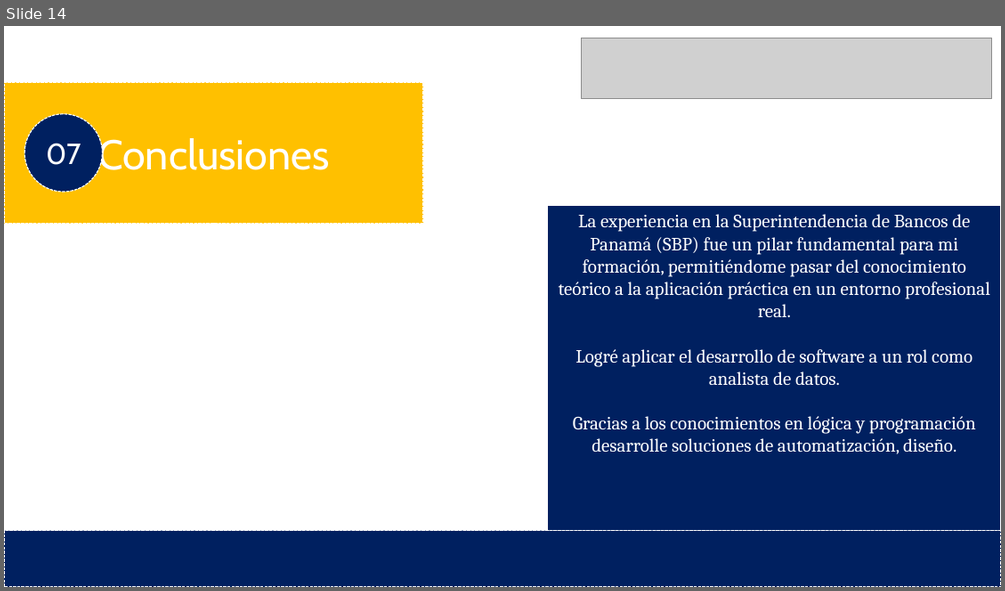
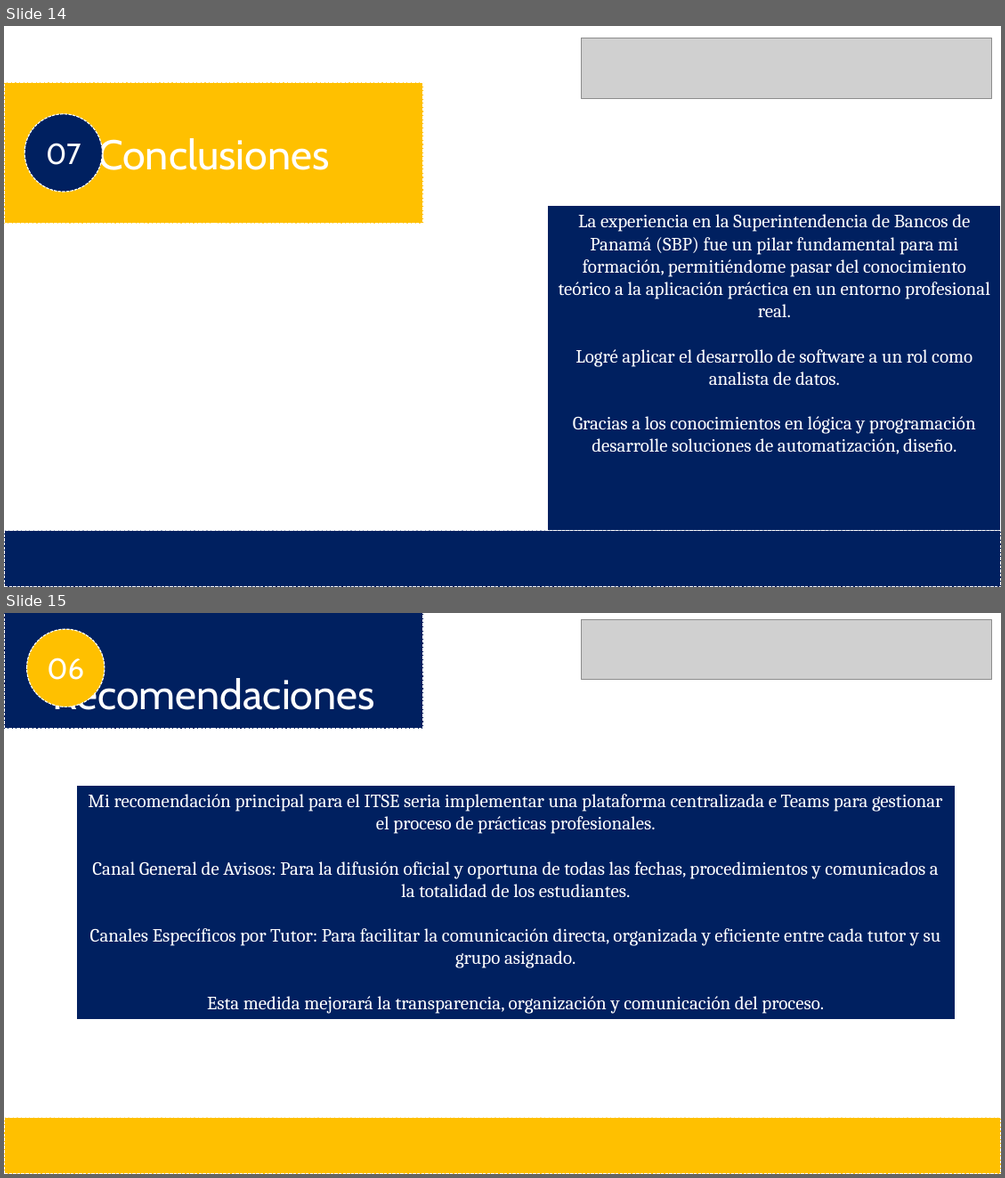
Before and after one commit to AlexPrado2101/Informe-, a slide deck: Alexander Prado - Sustentación de proyecto.pptx. Shown one above the other, each under a label of ours: slide 14 before the commit, slides 14 and 15 after it. The pictures are 1005x591 and 1005x1178 pixels, drawn with LibreOffice and Linux fonts; fonts in the diff are those of the drawing; grey boxes stand for pictures; background and template pictures are left out. Boxes give left, top, right and bottom in pixels: in the first picture for what was removed or moved away, otherwise in the second. Text is boxed around its words. In the diff, an @@ line names an element or a change of style, - is before the commit and + after.

```diff
--- a/Alexander Prado - Sustentación de proyecto.pptx
+++ b/Alexander Prado - Sustentación de proyecto.pptx
@@ slide 15 added at box(4, 613, 1001, 1174), background picture (left out) @@
@@ rectangle added at box(4, 613, 423, 729), fill #002060, outline #FFFFFF 1 pt dashed, 40 pt, text #FFFFFF @@
+Recomendaciones
@@ ellipse added at box(26, 629, 105, 707), fill #FFC000, outline #FFFFFF 1 pt dashed, 28 pt, text #FFFFFF @@
+06
@@ picture added at box(582, 619, 992, 680) @@
@@ rectangle added at box(77, 785, 955, 1019), fill #002060, outline #FFFFFF 0.75 pt dashed, 18 pt, text #FFFFFF @@
+Mi recomendación principal para el ITSE seria implementar una plataforma centralizada e Teams para gestionar el proceso de prácticas profesionales.
+Canal General de Avisos: Para la difusión oficial y oportuna de todas las fechas, procedimientos y comunicados a la totalidad de los estudiantes.
+Canales Específicos por Tutor: Para facilitar la comunicación directa, organizada y eficiente entre cada tutor y su grupo asignado.
+Esta medida mejorará la transparencia, organización y comunicación del proceso.
@@ rectangle added at box(4, 1118, 1001, 1174), fill #FFC000, outline #FFFFFF 1 pt dashed @@
```
Also in this commit, not shown: 2 slides changed, 1 slide removed.
